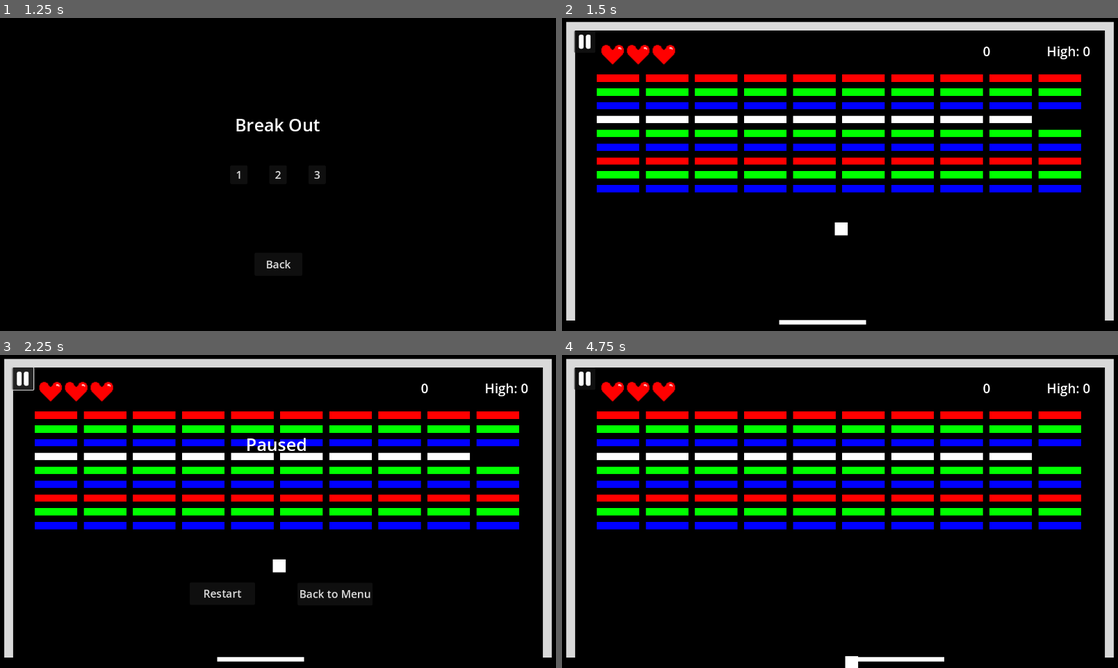
Above: before the commit, frames 1-4 (two rows, left to right).
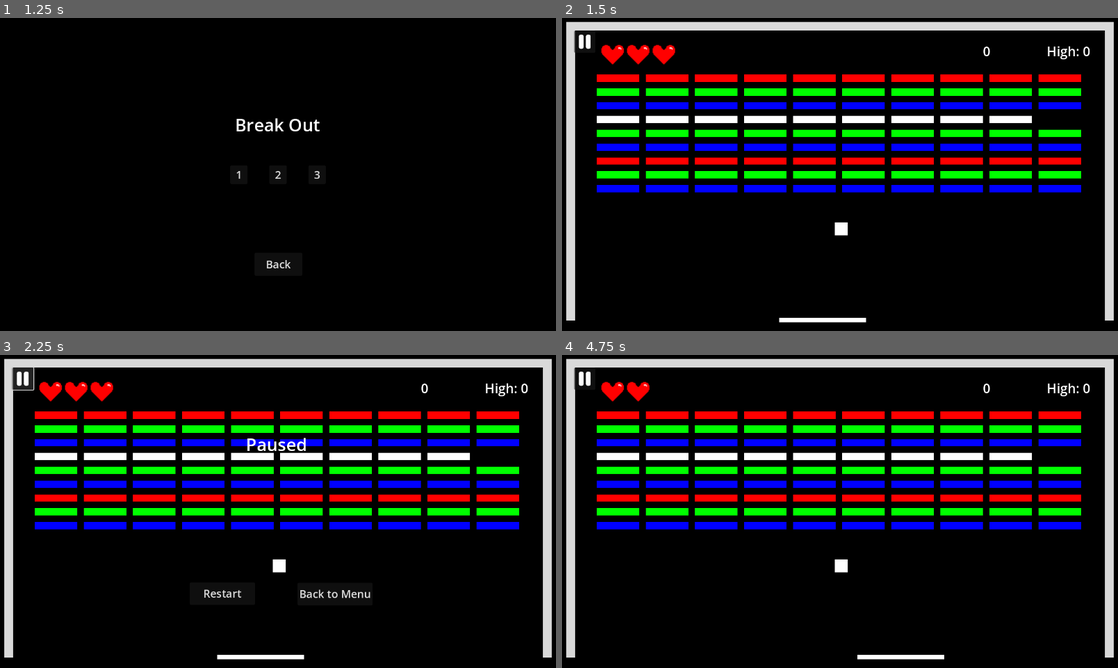
Above: after the commit, the same moments.

Repository: aaronchn99/Breakout
Game: Godot game, scene res://Main.tscn
Same seed, same stepped clock (60 frames per second), same inputs: the game is played once before the commit and once after it.
Inputs (mouse positions are in pixels of both pictures, inside the frame that each line leads up to):
- Up to frame 1 (1.25 s): click "Play" at 0.5 s
- Up to frame 2 (1.5 s): click "1" at 1.25 s
- Up to frame 3 (2.25 s): click (22, 380) at 2 s
- Up to frame 4 (4.75 s): click "Restart" at 2.75 s; tap Enter at 3.5 s; move the mouse to (962, 495) at 3.52 s; hold Right (ui_right) 3.53-4.28 s; click (962, 495) at 3.67 s; move the mouse to (728, 527) at 4.27 s; hold Left (ui_left) from 4.28 s (still down)

Frame 1 is identical in both runs. In frame 2, 0.3% of the frame differs, in the area x 39-55%, y 95-98%; in frame 3, 0.3%; in frame 4, 0.7%, in the area x 16-69%, y 8-100%.

Commit message:
Fix(Ball):Min paddle bounce angle - Move paddle origin to bottom of paddle

Diff:
--- a/Assets/Paddle.tscn
+++ b/Assets/Paddle.tscn
@@ -19,7 +19,9 @@
 speed = 600
 
 [node name="CollisionShape2D" type="CollisionShape2D" parent="."]
+position = Vector2(-0.5, 0)
 shape = SubResource("RectangleShape2D_ekhkk")
 
 [node name="Sprite2D" type="Sprite2D" parent="."]
+position = Vector2(-0.5, 0)
 texture = SubResource("GradientTexture1D_8jptb")
--- a/Scripts/Ball.gd
+++ b/Scripts/Ball.gd
@@ -2,6 +2,8 @@
 
 @export var START_SPEED = 700
 @export var SPEED_UP = 5
+## In Radians
+@export var MIN_ANGLE = -PI/8
 var current_speed: float
 var original_pos : Vector2
 var velocity : Vector2
@@ -22,8 +24,13 @@
 		var Collider = collide_info.get_collider()
 		if Collider.get_collision_layer() == 1:	# Paddles
 			var speed = velocity.length()
-			var direction = (position - Collider.position).normalized()
-			velocity = speed * direction
+			var angle = Collider.position.angle_to_point(position)
+			if angle < 0:
+				angle = max(min(angle, MIN_ANGLE), -PI-MIN_ANGLE)
+				var direction = Vector2.from_angle(angle)
+				velocity = speed * direction
+			else:
+				velocity = velocity.bounce(collide_info.get_normal())
 			collide_sound.set_pitch_scale(2)
 		else:
 			velocity = velocity.bounce(collide_info.get_normal())
